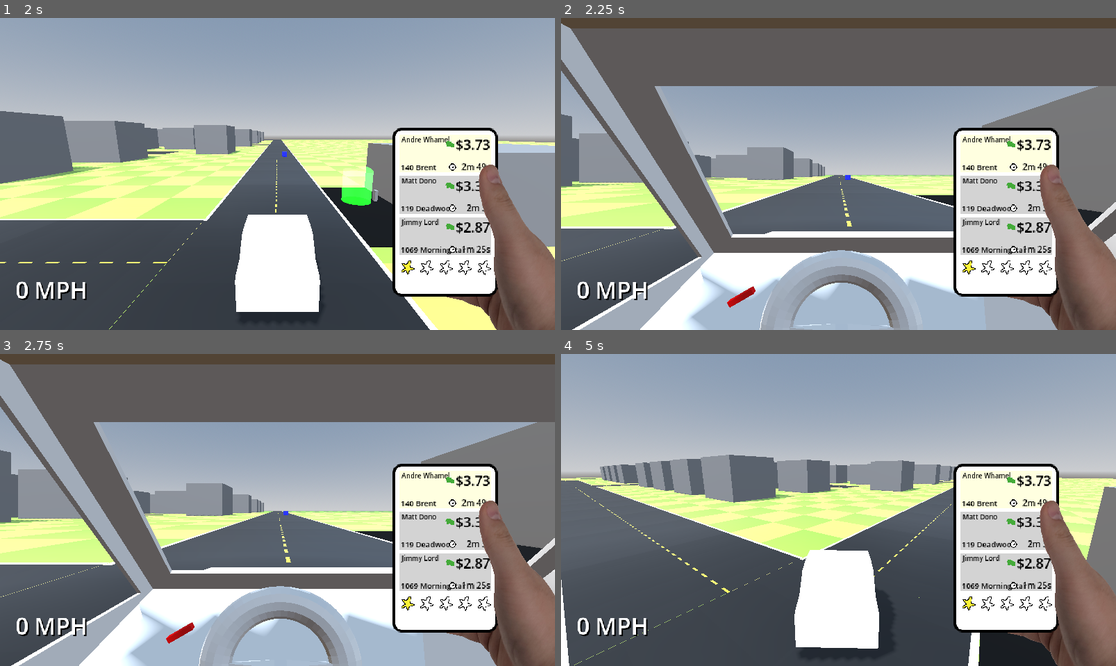
Above: before the commit, frames 1-4 (two rows, left to right).
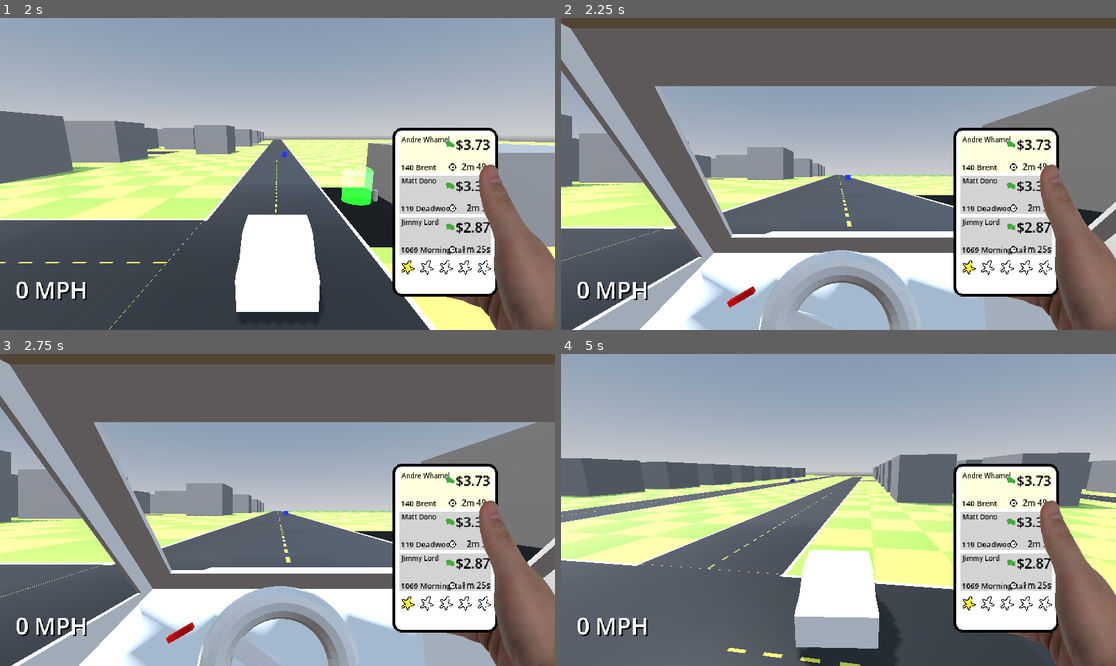
Above: after the commit, the same moments.

Repository: AndrewHamel111/SISGameJam2026
Game: Godot game, scene res://scenes/world.tscn
Same seed, same stepped clock (60 frames per second), same inputs: the game is played once before the commit and once after it.
Inputs:
- Up to frame 1 (2 s): hold D (turn_right) 0.53-1.28 s; tap P (camera_toggle) at 0.6 s; tap Enter at 1.25 s; hold Space (brake) from 1.28 s (still down); tap U (phone_confirm) at 1.35 s
- Up to frame 2 (2.25 s): tap U (phone_confirm) at 2 s; release Space (brake) at 2.03 s; hold D (turn_right) from 2.03 s (still down); tap P (camera_toggle) at 2.1 s
- Up to frame 3 (2.75 s): keep holding D (turn_right)
- Up to frame 4 (5 s): release D (turn_right) at 2.78 s; hold W (accelerate) 2.78-3.53 s; tap U (phone_confirm) at 2.85, 4.35 s; hold A (turn_left) from 3.53 s (still down); tap P (camera_toggle) at 3.6 s

Frame 1 is identical in both runs. In frame 2, 0.3% of the frame differs, in the area x 35-63%, y 74-100%; in frame 3, 0.3%; in frame 4, 29%, in the area x 0-100%, y 31-100%.

Commit message:
Fixed deceleration, rotated steering wheel, added colliders to 3int and 4int road tiles.

Diff:
--- a/entities/player/player.gd
+++ b/entities/player/player.gd
@@ -31,6 +31,7 @@
 const MIN_TURN_ANGLE := -1.25
 const MAX_TURN_ANGLE := 1.25
 const CAR_DECELERATION := 2.5
+const CAR_COAST_DECELERATION := 0.5
 const CAR_BRAKING := 10.0
 const CAR_MAX_SPEED_WITH_GAS := 25.0
 const CAR_MAX_SPEED_NO_GAS := 5.0
@@ -43,9 +44,9 @@
 
 # gas
 var gas_station: GasStation = null
-var gas_remaining := 20.0
-var gas_max := 20.0
-var gas_usage_rate := 1.1
+var gas_remaining := 50.0
+var gas_max := 50.0
+var gas_usage_rate := 1.0
 
 
 @export var car_acceleration_curve: Curve
@@ -65,25 +66,29 @@
 	if on_grass:
 		max_speed = CAR_MAX_SPEED_ON_GRASS
 
+	var max_turn_angle := MAX_TURN_ANGLE if not on_grass else MAX_TURN_ANGLE * 3.0
+	var min_turn_angle := MIN_TURN_ANGLE if not on_grass else MIN_TURN_ANGLE * 3.0
+
 	if Input.is_action_pressed("turn_left"):
 		turn_angle += delta * CAR_TURN_SPEED
-		turn_angle = minf(turn_angle, MAX_TURN_ANGLE)
+		turn_angle = minf(turn_angle, max_turn_angle)
 	elif Input.is_action_pressed("turn_right"):
 		turn_angle -= delta * CAR_TURN_SPEED
-		turn_angle = maxf(turn_angle, MIN_TURN_ANGLE)
+		turn_angle = maxf(turn_angle, min_turn_angle)
 	else:
 		turn_angle = move_toward(turn_angle, 0, delta * CAR_TURN_SPEED)
 
 	if Input.is_action_pressed("accelerate"):
-		if gas_remaining > 0 and not on_grass:
+		if gas_remaining <= 0 or on_grass:
+			forward_velocity = move_toward(forward_velocity, max_speed, delta * CAR_DECELERATION)
+		else:
 			forward_velocity += delta * car_acceleration_curve.sample(forward_velocity / max_speed)
 			forward_velocity = minf(forward_velocity, max_speed)
-		else:
-			forward_velocity += delta * car_acceleration_curve.sample(forward_velocity / max_speed)
-			forward_velocity = move_toward(forward_velocity, 0, delta * CAR_DECELERATION)
 	else:
 		var deceleration : float = CAR_BRAKING if Input.is_action_pressed("brake") else CAR_DECELERATION
 		forward_velocity = move_toward(forward_velocity, 0, delta * deceleration)
+
+	#print("Velocity: ", forward_velocity, " Gas: ", gas_remaining)
 
 	if Input.is_action_just_pressed("phone_down"):
 		phone_selected_index += 1
@@ -116,7 +121,7 @@
 		hud.hand_controller.set_pressed(false)
 
 	if forward_velocity > 0.1:
-		var car_turn_angle := lerpf(turn_angle, turn_angle * 0.5, forward_velocity / max_speed)
+		var car_turn_angle := lerpf(turn_angle, turn_angle * 0.5, forward_velocity / CAR_MAX_SPEED_WITH_GAS)
 		rotate_y(deg_to_rad(car_turn_angle))
 		camera_exterior_root.rotation = Vector3(0, deg_to_rad(turn_angle), 0)
 
@@ -125,6 +130,7 @@
 	move_and_slide()
 	deal_with_gas(delta)
 	deal_with_grass(delta)
+	deal_with_car_wheel(delta)
 
 func toggle_camera_mode() -> void:
 	camera_mode = not camera_mode
@@ -155,13 +161,21 @@
 			gas_remaining += gas_station.fill_rate * delta
 			add_money(-gas_station.cost * delta)
 
-func deal_with_grass(delta: float) -> void:
+func deal_with_grass(_delta: float) -> void:
 	if raycast.is_colliding():
 		#print("Colliding with: ", raycast.get_collider())
 		on_grass = false
 	else:
-		print("Off road")
+		#print("Off road")
 		on_grass = true
+
+func deal_with_car_wheel(delta: float) -> void:
+	var wheel := get_node("InteriorRoot/CarInterior/car_wheel") as Node3D
+	var target_rotation := -turn_angle * 0.5 * 180/PI
+	var current_rotation := wheel.rotation_degrees.z
+	var new_rotation := lerpf(current_rotation, target_rotation, delta * 5.0)
+	print("new rot: ", new_rotation)
+	wheel.rotation_degrees.z = new_rotation
 
 func add_money(value: float) -> void:
 	money += value
--- /dev/null
+++ b/scenes/road_tile_3int.tscn
@@ -0,0 +1,18 @@
+[gd_scene format=3 uid="uid://bfxspo1a1ffbc"]
+
+[ext_resource type="PackedScene" uid="uid://cv7pcmcs3pky4" path="res://resources/glb/road_tile_3int.glb" id="1_0i3gu"]
+
+[sub_resource type="BoxShape3D" id="BoxShape3D_mgycf"]
+size = Vector3(3.9995117, 0.395813, 3.999321)
+
+[node name="RoadTile" type="Node3D" unique_id=120436543]
+
+[node name="road_tile_3int" parent="." unique_id=917837782 instance=ExtResource("1_0i3gu")]
+
+[node name="StaticBody3D" type="StaticBody3D" parent="road_tile_3int" unique_id=2002075498]
+collision_layer = 2
+collision_mask = 2
+
+[node name="CollisionShape3D" type="CollisionShape3D" parent="road_tile_3int/StaticBody3D" unique_id=1682277530]
+transform = Transform3D(1, 0, 0, 0, 1, 0, 0, 0, 1, 0.0014467239, -0.3020935, -0.0032234192)
+shape = SubResource("BoxShape3D_mgycf")
--- /dev/null
+++ b/scenes/road_tile_4int.tscn
@@ -0,0 +1,18 @@
+[gd_scene format=3 uid="uid://d0e8tkuqsb5v3"]
+
+[ext_resource type="PackedScene" uid="uid://c5qvmpmoa53v5" path="res://resources/glb/road_tile_4int.glb" id="1_unm51"]
+
+[sub_resource type="BoxShape3D" id="BoxShape3D_mgycf"]
+size = Vector3(3.9995117, 0.395813, 3.999321)
+
+[node name="RoadTile" type="Node3D" unique_id=120436543]
+
+[node name="road_tile_4int" parent="." unique_id=931026958 instance=ExtResource("1_unm51")]
+
+[node name="StaticBody3D" type="StaticBody3D" parent="road_tile_4int" unique_id=2002075498]
+collision_layer = 2
+collision_mask = 2
+
+[node name="CollisionShape3D" type="CollisionShape3D" parent="road_tile_4int/StaticBody3D" unique_id=1682277530]
+transform = Transform3D(1, 0, 0, 0, 1, 0, 0, 0, 1, 0.0014467239, -0.3020935, -0.0032234192)
+shape = SubResource("BoxShape3D_mgycf")
--- a/scenes/world.tscn
+++ b/scenes/world.tscn
@@ -3,13 +3,13 @@
 [ext_resource type="Script" uid="uid://bkeh8uyhtg3qs" path="res://scripts/world.gd" id="1_7r4gi"]
 [ext_resource type="PackedScene" uid="uid://0gpemaq84xid" path="res://resources/glb/ground_tile.glb" id="1_nnsk1"]
 [ext_resource type="PackedScene" uid="uid://cc63iy4jodjin" path="res://entities/player/player.tscn" id="2_rwgxs"]
-[ext_resource type="PackedScene" uid="uid://cv7pcmcs3pky4" path="res://resources/glb/road_tile_3int.glb" id="3_71j4m"]
 [ext_resource type="PackedScene" uid="uid://b8egvw7rj2wtb" path="res://scenes/road_tile.tscn" id="4_e3hyu"]
-[ext_resource type="PackedScene" uid="uid://c5qvmpmoa53v5" path="res://resources/glb/road_tile_4int.glb" id="4_qfnet"]
 [ext_resource type="PackedScene" uid="uid://c3h457eqw7pw1" path="res://entities/house/house.tscn" id="5_4mrxx"]
 [ext_resource type="PackedScene" uid="uid://bpt784eyxt3ds" path="res://scenes/hud.tscn" id="5_71j4m"]
 [ext_resource type="PackedScene" uid="uid://b1qr3gehd25ry" path="res://scenes/gas_station.tscn" id="7_i7141"]
-[ext_resource type="Script" path="res://scripts/traffic_car.gd" id="9_w7kh3"]
+[ext_resource type="PackedScene" uid="uid://bfxspo1a1ffbc" path="res://scenes/road_tile_3int.tscn" id="7_q5onr"]
+[ext_resource type="PackedScene" uid="uid://d0e8tkuqsb5v3" path="res://scenes/road_tile_4int.tscn" id="8_jhx03"]
+[ext_resource type="Script" uid="uid://ba8i5yg1hujrx" path="res://scripts/traffic_car.gd" id="9_w7kh3"]
 
 [sub_resource type="Curve" id="Curve_7r4gi"]
 _limits = [0.0, 15.0, 0.0, 5.0]
@@ -867,37 +867,37 @@
 [node name="road_tile120" parent="ground/road_layer" unique_id=1013064889 instance=ExtResource("4_e3hyu")]
 transform = Transform3D(1.0000001, 0, -1.3411045e-07, 0, 1, 0, 1.3411045e-07, 0, 1.0000001, 98.02285, 0, -3.877078)
 
-[node name="road_tile_3int4" parent="ground/road_layer" unique_id=1197714720 instance=ExtResource("3_71j4m")]
+[node name="road_tile_3int4" parent="ground/road_layer" unique_id=1197714720 instance=ExtResource("7_q5onr")]
 transform = Transform3D(-4.371139e-08, 0, -1, 0, 1, 0, 1, 0, -4.371139e-08, 0, 0, 96)
 
-[node name="road_tile_3int5" parent="ground/road_layer" unique_id=1077886985 instance=ExtResource("3_71j4m")]
+[node name="road_tile_3int5" parent="ground/road_layer" unique_id=1077886985 instance=ExtResource("7_q5onr")]
 transform = Transform3D(-4.371139e-08, 0, -1, 0, 1, 0, 1, 0, -4.371139e-08, 48, 0, 72)
 
-[node name="road_tile_3int7" parent="ground/road_layer" unique_id=1274296037 instance=ExtResource("3_71j4m")]
+[node name="road_tile_3int7" parent="ground/road_layer" unique_id=1274296037 instance=ExtResource("7_q5onr")]
 transform = Transform3D(-4.371139e-08, 0, -1, 0, 1, 0, 1, 0, -4.371139e-08, 60, 0, 48)
 
-[node name="road_tile_3int6" parent="ground/road_layer" unique_id=1208715652 instance=ExtResource("3_71j4m")]
+[node name="road_tile_3int6" parent="ground/road_layer" unique_id=1208715652 instance=ExtResource("7_q5onr")]
 transform = Transform3D(1, 0, 0, 0, 1, 0, 0, 0, 1, 48, 0, 24)
 
-[node name="road_tile_3int8" parent="ground/road_layer" unique_id=1725462657 instance=ExtResource("3_71j4m")]
+[node name="road_tile_3int8" parent="ground/road_layer" unique_id=1725462657 instance=ExtResource("7_q5onr")]
 transform = Transform3D(-1, 0, -8.742278e-08, 0, 1, 0, 8.742278e-08, 0, -1, 0, 0, 0)
 
-[node name="road_tile_3int9" parent="ground/road_layer" unique_id=617661167 instance=ExtResource("3_71j4m")]
+[node name="road_tile_3int9" parent="ground/road_layer" unique_id=617661167 instance=ExtResource("7_q5onr")]
 transform = Transform3D(-1, 0, -8.742278e-08, 0, 1, 0, 8.742278e-08, 0, -1, 0, 0, 48)
 
-[node name="road_tile_3int10" parent="ground/road_layer" unique_id=1999536696 instance=ExtResource("3_71j4m")]
+[node name="road_tile_3int10" parent="ground/road_layer" unique_id=1999536696 instance=ExtResource("7_q5onr")]
 transform = Transform3D(-1, 0, -8.742278e-08, 0, 1, 0, 8.742278e-08, 0, -1, 0, 0, 72)
 
-[node name="road_tile_3int2" parent="ground/road_layer" unique_id=58759513 instance=ExtResource("3_71j4m")]
+[node name="road_tile_3int2" parent="ground/road_layer" unique_id=58759513 instance=ExtResource("7_q5onr")]
 transform = Transform3D(1, 0, 0, 0, 1, 0, 0, 0, 1, 98, 0, -12)
 
-[node name="road_tile_3int3" parent="ground/road_layer" unique_id=1791466307 instance=ExtResource("3_71j4m")]
+[node name="road_tile_3int3" parent="ground/road_layer" unique_id=1791466307 instance=ExtResource("7_q5onr")]
 transform = Transform3D(-1, 0, 8.742278e-08, 0, 1, 0, -8.742278e-08, 0, -1, 0, 0, -12)
 
-[node name="road_tile_4int" parent="ground/road_layer" unique_id=1663262354 instance=ExtResource("4_qfnet")]
+[node name="road_tile_4int" parent="ground/road_layer" unique_id=1663262354 instance=ExtResource("8_jhx03")]
 transform = Transform3D(1, 0, 0, 0, 1, 0, 0, 0, 1, 48, 0, 48)
 
-[node name="road_tile_4int2" parent="ground/road_layer" unique_id=1300087575 instance=ExtResource("4_qfnet")]
+[node name="road_tile_4int2" parent="ground/road_layer" unique_id=1300087575 instance=ExtResource("8_jhx03")]
 transform = Transform3D(1, 0, 0, 0, 1, 0, 0, 0, 1, 48, 0, 0)
 
 [node name="buildings" type="Node3D" parent="." unique_id=629702259]
@@ -1188,7 +1188,7 @@
 curve = SubResource("Curve3D_7r4gi")
 
 [node name="PathFollow3D" type="PathFollow3D" parent="paths/Path3D" unique_id=1118731680]
-transform = Transform3D(-0.00074307376, 0, -0.9999978, 0, 1, 0, 0.9999978, 0, -0.00074307376, 3.98, 0.25, 0.66)
+transform = Transform3D(-0.0007430736, 0, -0.9999976, 0, 1, 0, 0.9999976, 0, -0.0007430736, 3.98, 0.25, 0.66)
 v_offset = 0.25
 script = ExtResource("9_w7kh3")
 
@@ -1196,7 +1196,7 @@
 mesh = SubResource("BoxMesh_w7kh3")
 
 [node name="PathFollow3D2" type="PathFollow3D" parent="paths/Path3D" unique_id=1166465212]
-transform = Transform3D(-0.0007430737, 0, -0.99999774, 0, 1, 0, 0.99999774, 0, -0.0007430737, 3.98, 0.25, 0.66)
+transform = Transform3D(-0.0007430736, 0, -0.99999756, 0, 1, 0, 0.99999756, 0, -0.0007430736, 3.98, 0.25, 0.66)
 v_offset = 0.25
 script = ExtResource("9_w7kh3")
 initial_progress = 290.0
@@ -1205,7 +1205,7 @@
 mesh = SubResource("BoxMesh_w7kh3")
 
 [node name="PathFollow3D3" type="PathFollow3D" parent="paths/Path3D" unique_id=1094393666]
-transform = Transform3D(-0.00074307364, 0, -0.9999977, 0, 1, 0, 0.9999977, 0, -0.00074307364, 3.98, 0.25, 0.66)
+transform = Transform3D(-0.0007430735, 0, -0.9999975, 0, 1, 0, 0.9999975, 0, -0.0007430735, 3.98, 0.25, 0.66)
 v_offset = 0.25
 script = ExtResource("9_w7kh3")
 initial_progress = 200.0
